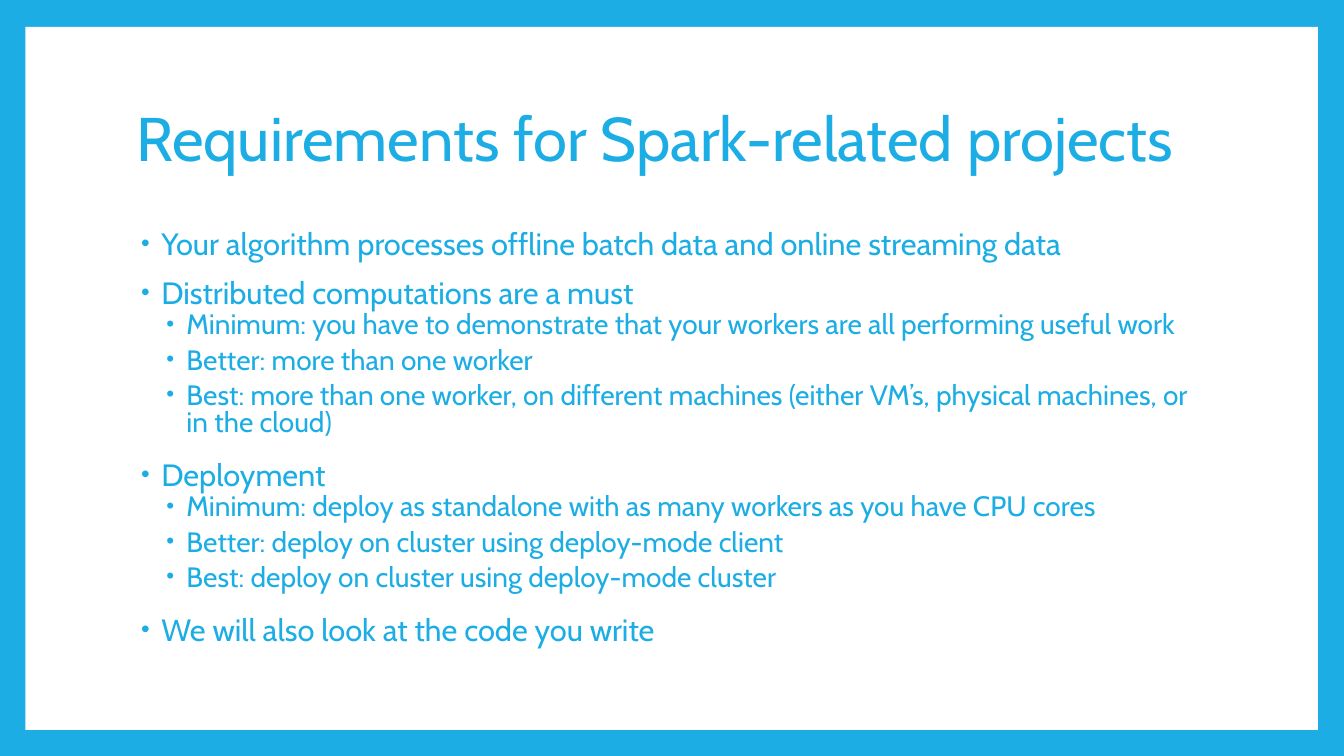
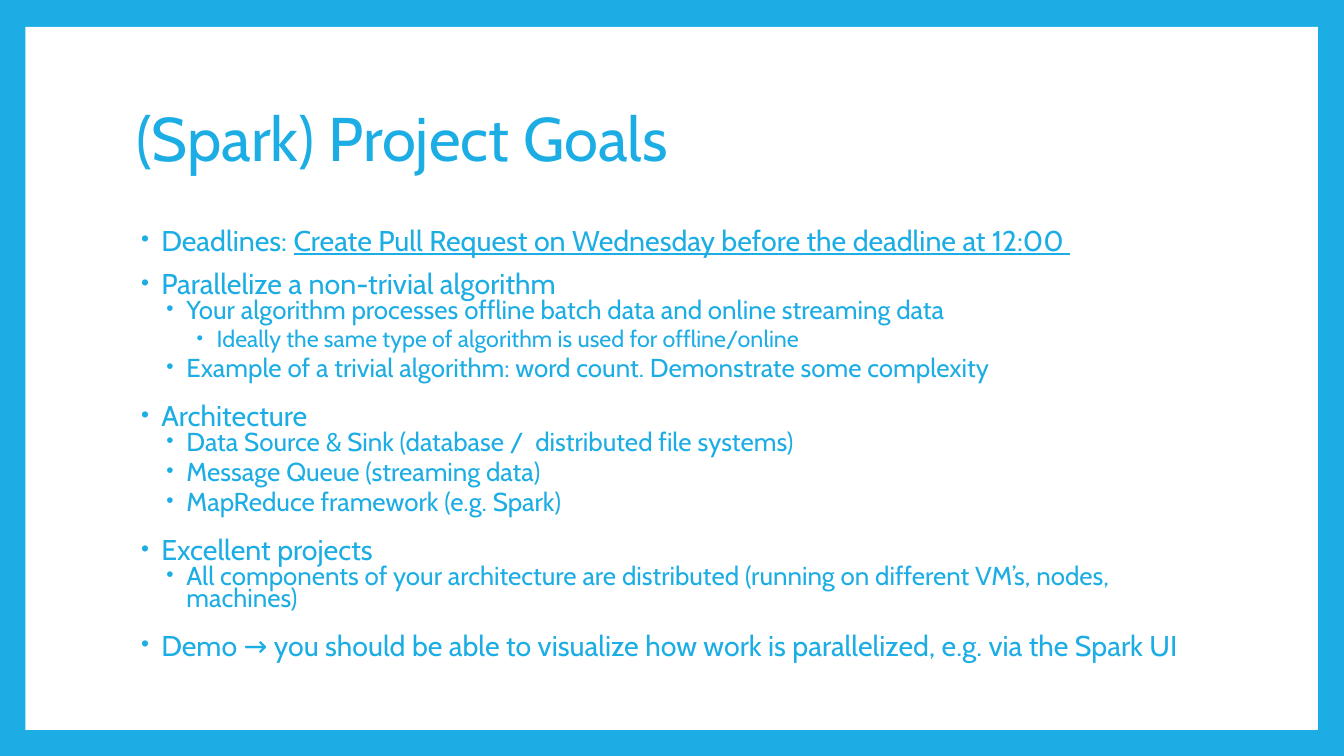
Before and after one commit to BrianSetz/spark-bootcamp, a slide deck: slide 19 of slides/Apache Spark Bootcamp.pptx. Drawn at 1344x756 pixels with LibreOffice and Linux fonts; fonts in the diff are those of the drawing. Boxes give left, top, right and bottom in pixels: in the first picture for what was removed or moved away, otherwise in the second. Text is boxed around its words. In the diff, an @@ line names an element or a change of style, - is before the commit and + after.

```diff
--- a/slides/Apache Spark Bootcamp.pptx
+++ b/slides/Apache Spark Bootcamp.pptx
@@ title at box(136, 114, 668, 175): text changed @@
-Requirements for Spark-related projects
+(Spark) Project Goals
@@ text at box(161, 229, 1064, 301): paragraphs added @@
+• Deadlines: Create Pull Request on Wednesday before the deadline at 12:00
+• Parallelize a non-trivial algorithm
@@ text at box(186, 298, 944, 325): size 22 to 18.5 pt in "Your algorithm processes offline batch data and ..."; list level 1 to 2 in "Your algorithm processes offline batch ..."; line spacing 0.8 to 0.7 @@
@@ text at box(161, 329, 1177, 663): text changed; size 20 to 18.5 pt @@
-• Distributed computations are a must
-  • Minimum: you have to demonstrate that your workers are all performing useful work
-  • Better: more than one worker
-  • Best: more than one worker, on different machines (either VM’s, physical machines, or in the cloud)
-• Deployment
-  • Minimum: deploy as standalone with as many workers as you have CPU cores
-  • Better: deploy on cluster using deploy-mode client
-  • Best: deploy on cluster using deploy-mode cluster
-• We will also look at the code you write
+    • Ideally the same type of algorithm is used for offline/online
+  • Example of a trivial algorithm: word count. Demonstrate some complexity
+• Architecture
+  • Data Source & Sink (database / distributed file systems)
+  • Message Queue (streaming data)
+  • MapReduce framework (e.g. Spark)
+• Excellent projects
+  • All components of your architecture are distributed (running on different VM’s, nodes, machines)
+• Demo → you should be able to visualize how work is parallelized, e.g. via the Spark UI
```
Also in this commit, not shown: 6 other slides changed, 1 slide added, 1 other file.
